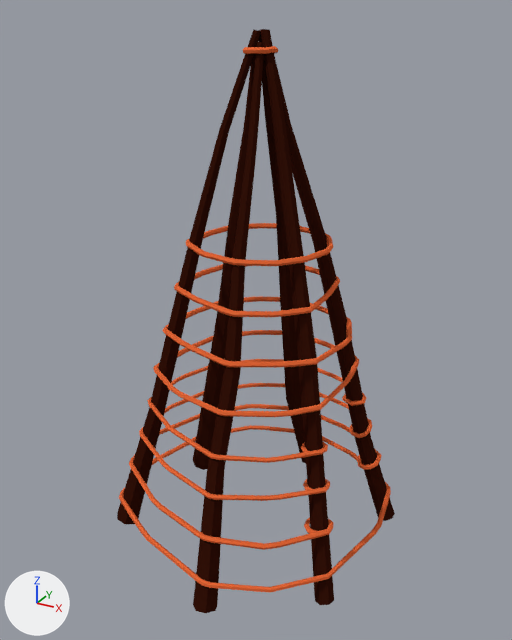
The Blender file Content/New 3D Models/FishingNet.blend as it was, and as the next commit left it.
The view is the same before and after, from a 50 mm camera at (0.771, -1.437, 1.318) aimed at (-0.005, -0.028, 0.613). Lighting does not change. The marker at lower left points along +X, +Y and +Z.

In view in the first picture: 'Stick_03'.
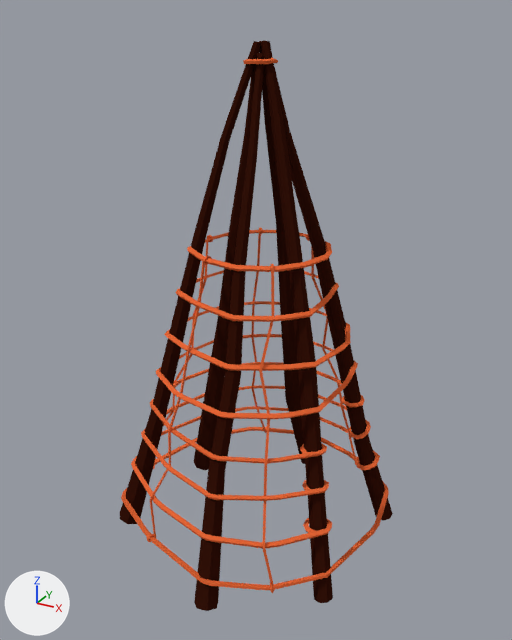
Pixel boxes (x1, y1, x2, y2) of what changed, in the pictures (512 x 640 px):
'Stick_03', reshaped, rescaled
    before: (117, 29, 395, 613)
    after: (120, 40, 393, 611)
part 1 of me_circle_016, added
    after: (251, 227, 267, 433)
part 2 of me_circle_016, added
    after: (306, 234, 356, 465)
part 3 of me_circle_016, added (orange)
    after: (259, 264, 274, 593)
part 4 of me_circle_016, added (orange)
    after: (146, 256, 212, 542)
part 5 of me_circle_016, added
    after: (153, 235, 213, 469)
part 6 of me_circle_016, cut back (orange)
    before: (119, 223, 391, 590)
part 7 of me_circle_016, deleted
    before: (243, 46, 278, 54)

Diff of the bpy script that builds the scene:
```diff
--- a/Content/New 3D Models/FishingNet.blend.py
+++ b/Content/New 3D Models/FishingNet.blend.py
@@ me_circle_016 @@
 # used by ob_stick_03; location = (0.0, 0.0, 0.03); rotation_euler = (3.384, 0.125, -2.702), in degrees (194, 7.2, -155); scale = (0.0965, 0.102, 0.164)
-me_circle_016.from_pydata(...)  # 1985 vertices, 1998 faces; spans x -3.83..4.18, y -3.71..3.16, z -7.34..0.72
+me_circle_016.from_pydata(...)  # 1908 vertices, 1925 faces; spans x -3.83..4.18, y -3.75..3.16, z -7.34..0.72
+# me_circle_016 part 1: a new loose piece of 108 vertices spanning x -0.92..0.19, y -0.75..3.04, z -4.83..-0.72, in mat_material_002 (orange #e76737)
+# me_circle_016 part 2: a new loose piece of 102 vertices spanning x -3.13..-2.07, y -1.07..1.52, z -4.67..-0.27, in mat_material_002 (orange #e76737)
+# me_circle_016 part 3: a new loose piece of 101 vertices spanning x -1.35..-0.41, y -3.75..-3.25, z -4.38..0.33, in mat_material_002 (orange #e76737)
+# me_circle_016 part 4: a new loose piece of 99 vertices spanning x 0.15..2.88, y -3.03..-2.17, z -4.56..-0.14, in mat_material_002 (orange #e76737)
+# me_circle_016 part 5: a new loose piece of 86 vertices spanning x 0.3..3.53, y -1.49..0.8, z -4.81..-0.64, in mat_material_002 (orange #e76737)
+# me_circle_016 part 6: 8 vertices moved from x -3.18..-1.78, y -3.16..0.03, z -1.92..-0.38 to x -3.18..-1.78, y -3.16..0.03, z -1.92..-0.37; 558 vertices removed from x -3.7..3.93, y -3.68..2.97, z -4.83..0.32; 3 vertices added at x -3.18..-3.1, y -0.22..0.0, z -1.92..-1.42
+# me_circle_016 part 7: 18 vertices removed from x -1.84..-1.14, y -3.14..-2.5, z -7.15..-6.98
 me_circle_016.materials.append(mat_stick)
@@ ob_stick_03 @@
 ob_stick_03.rotation_euler = (3.384, 0.125, -2.702)  # degrees (194, 7.2, -155)
-ob_stick_03.scale = (0.0965, 0.102, 0.164)
+ob_stick_03.scale = (0.095, 0.1, 0.161)
```
